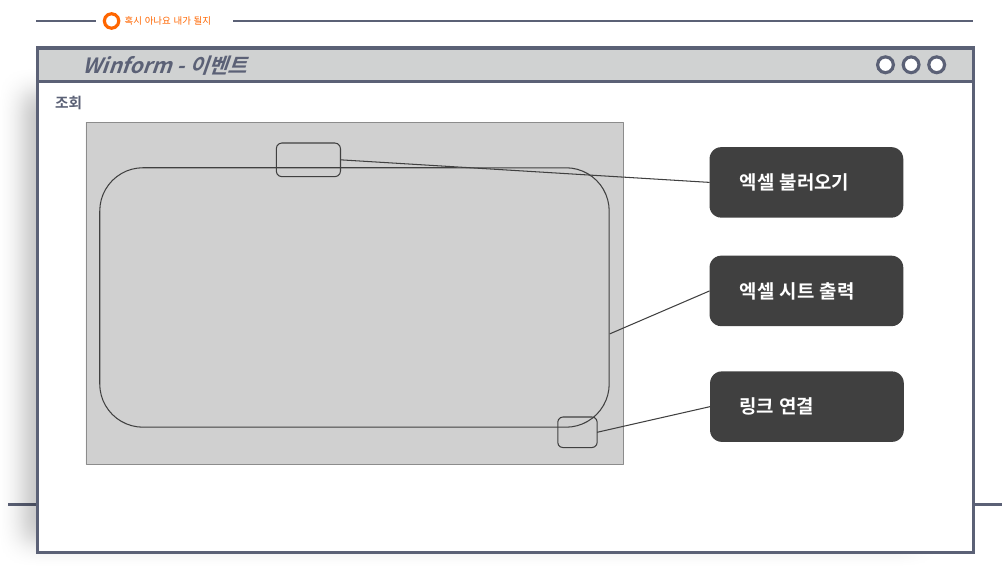
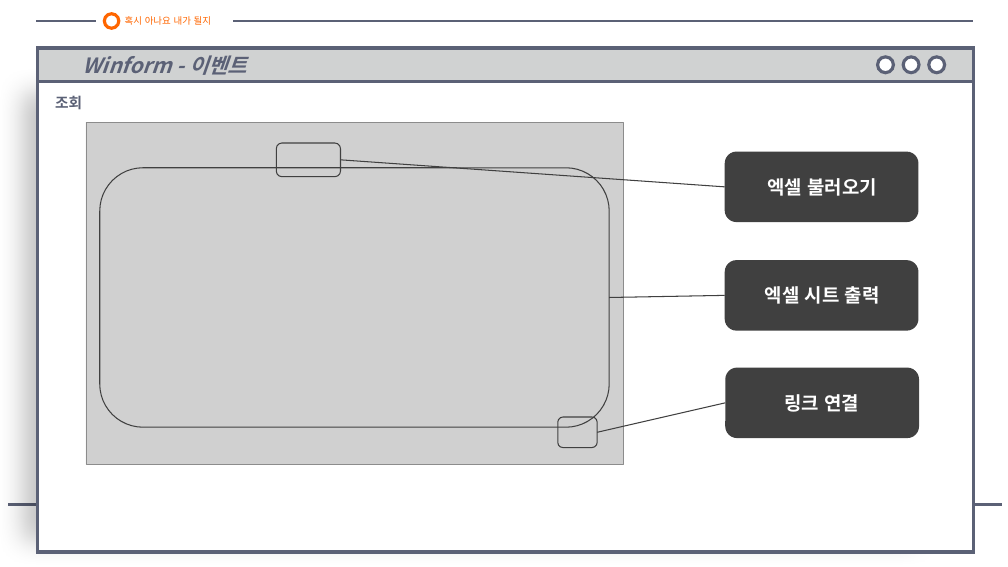
Before and after one commit to galaxy-light/201126-210604, a slide deck: slide 8 of 포트폴리오/로또 번호 추첨기/로또 번호 추첨기 - 양화영.pptx. Drawn at 1008x567 pixels with LibreOffice and Linux fonts; fonts in the diff are those of the drawing; grey boxes stand for pictures. Boxes give left, top, right and bottom in pixels: in the first picture for what was removed or moved away, otherwise in the second. Text is boxed around its words. In the diff, an @@ line names an element or a change of style, - is before the commit and + after.

```diff
--- a/포트폴리오/로또 번호 추첨기/로또 번호 추첨기 - 양화영.pptx
+++ b/포트폴리오/로또 번호 추첨기/로또 번호 추첨기 - 양화영.pptx
@@ line moved from (340, 160) - (710, 182) to (340, 160) - (725, 187) @@
@@ 2 texts, 2 rounded rectangles: place and size @@
-2 texts, 2 rounded rectangles at box(710, 147, 904, 326)
+2 texts, 2 rounded rectangles at box(725, 152, 919, 330)
@@ line moved from (610, 334) - (710, 291) to (609, 298) - (725, 296) @@
@@ alignment left to centre in 3 elements at box(784, 394, 859, 412), box(767, 178, 877, 196), box(765, 286, 880, 304) @@
@@ rounded rectangle: place and size @@
-rounded rectangle at box(710, 371, 904, 442)
+rounded rectangle at box(725, 368, 919, 438)
@@ text "링크 연결": place and size @@
-text "링크 연결" at box(739, 397, 814, 415)
+text "링크 연결" at box(784, 394, 859, 412)
@@ line moved from (597, 433) - (710, 407) to (597, 433) - (725, 403) @@
```
Also in this commit, not shown: 5 other slides changed, 3 other files.
